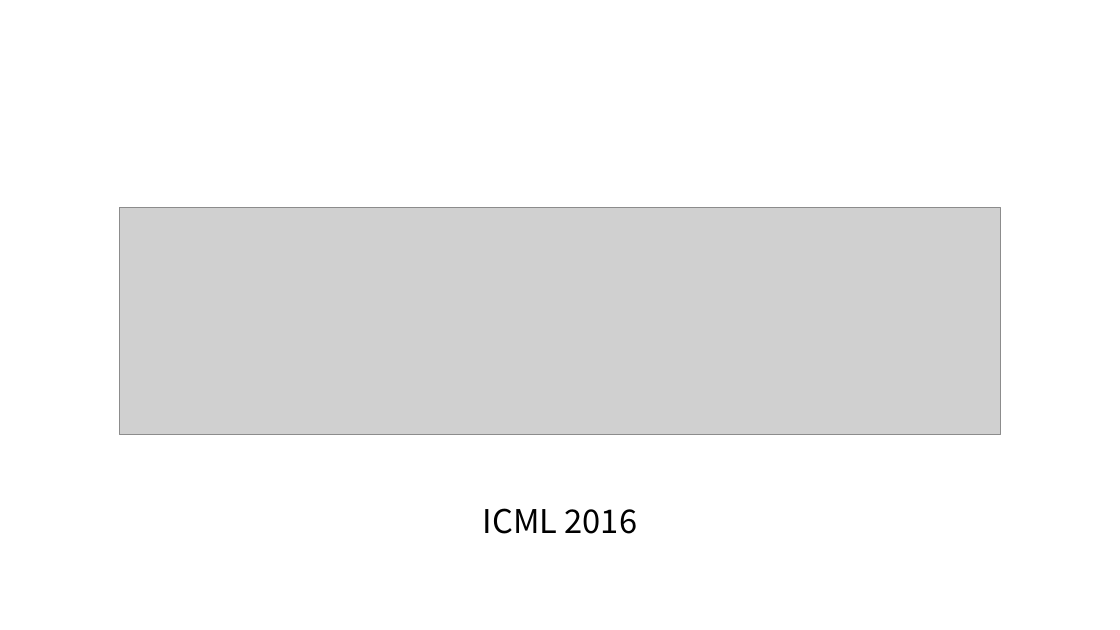
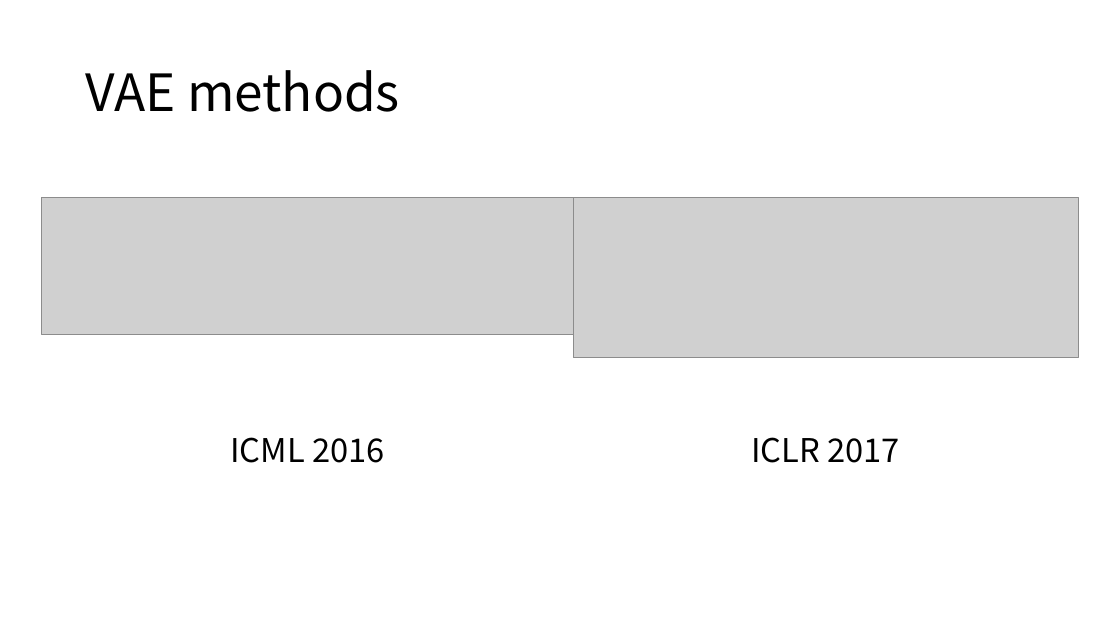
Before and after one commit to namespace-Pt/Topical, a slide deck: slide 14 of docs/Topic Modeling.pptx (slide 7 before the commit). Drawn at 1120x630 pixels with LibreOffice and Linux fonts; fonts in the diff are those of the drawing; grey boxes stand for pictures. Boxes give left, top, right and bottom in pixels: in the first picture for what was removed or moved away, otherwise in the second. Text is boxed around its words. In the diff, an @@ line names an element or a change of style, - is before the commit and + after.

```diff
--- a/docs/Topic Modeling.pptx
+++ b/docs/Topic Modeling.pptx
@@ title added at (x1=85, y1=70, x2=400, y2=112), 44 pt, text #000000 @@
+VAE methods
@@ picture resized from (x1=119, y1=208, x2=1001, y2=435) to (x1=42, y1=197, x2=573, y2=334) @@
@@ picture added at (x1=573, y1=197, x2=1078, y2=358) @@
@@ text "ICML 2016" moved from (x1=483, y1=508, x2=638, y2=534) to (x1=230, y1=437, x2=385, y2=463) @@
@@ text added at (x1=751, y1=437, x2=899, y2=463), 28 pt, text #000000 @@
+ICLR 2017
```
Also in this commit, not shown: 3 other slides changed, 13 slides added, 2 slides removed, 1 other file.
